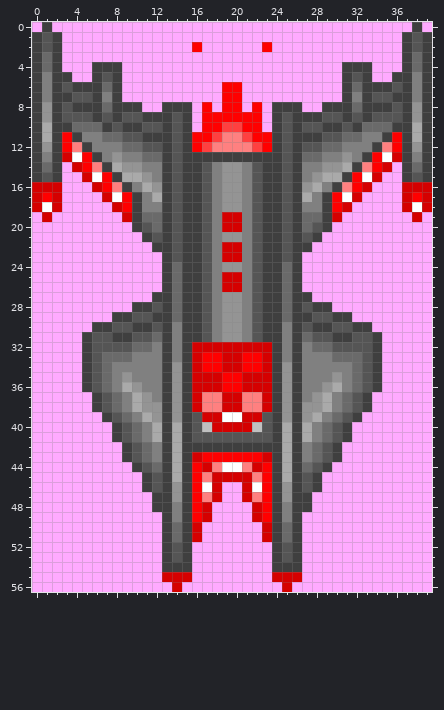
Edited in one commit: pixel-art sprite (Images/Trash/ship5_2.png). The picture above was drawn from the file before the commit.
The file is 40x57 pixels.
And afterwards:
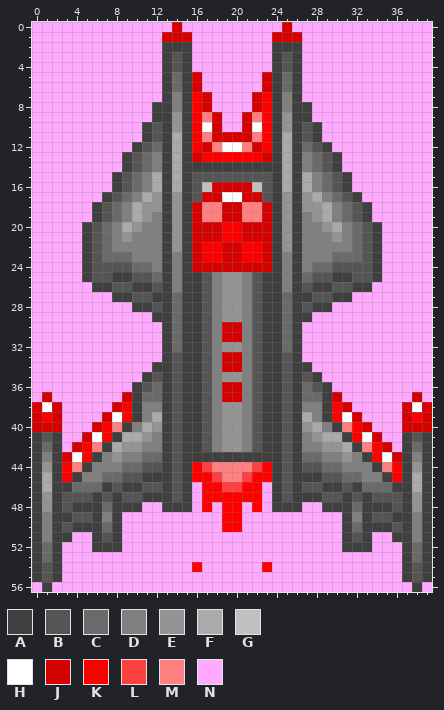
Palette (. is transparent): A #3f3f3f  B #555555  C #6a6a6a  D #808080  E #949494  F #aaaaaa  G #c0c0c0  H #ffffff  J #d50000  K #ff0000  L #ff4040  M #ff8080  N #ffaaff
What changed:
Changed rows in their new state; - is an unchanged pixel.
first column x 0:
 0 -N------------J----------J------------N-
 1 NNN----------JJJ--------JJJ----------NNN
 2 NNN----------AAAN------NAAA----------NNN
 3 NNN----------ABA--------ABA----------NNN
 4 NNN---NNN----ABA--------ABA----NNN---NNN
 5 NNNN--NNN----ACAJ------JACA----NNN--NNNN
 6 NNNNNNNNN----ACAJ--NN--JACA----NNNNNNNNN
 7 NNNNNNNNN----ADAKJ-NN-JKADA----NNNNNNNNN
 8 NNNNNNNNNNN-A-D-KJ-NN-JK-D-A-NNNNNNNNNNN
 9 NNNNNNNNNNNN--E-KMJNNJMK-E--NNNNNNNNNNNN
10 NNNNNNNNNNNA--E-KHJNNJHK-E--ANNNNNNNNNNN
11 NNNNNNNNNNN-B-F--MJJJJM--F-B-NNNNNNNNNNN
12 NNNNNNNNNNA-C-F--J-HH-J--F-C-ANNNNNNNNNN
13 NNNNNNNNNAB-D-F-JKKKKKKJ-F-D-BANNNNNNNNN
14 NNN-NNNNNABC--F--AAAAAA--F--CBANNNNN-NNN
15 NNN--NNN-BCDF-F-B-BBBB-B-F-FDCB-NNN--NNN
16 NNN---NNABCDF-F-BGJJJJGB-F-FDCBANN---NNN
17 NNN----ABCDFE-E-BJJHHJJB-E-EFDCBA----NNN
18 NNN---ABCDFEE-E-JMMJJMMJ-E-EEFDCBA---NNN
19 -N----ABCDFED-E-JMM--MMJ-E-DEFDCBA----N-
20 -----ABCDFEDD-E-JJJKKJJJ-E-DDEFDCBA-----
21 -----ABCDEDDD-E-JJJKKJJJ-E-DDDEDCBA-----
22 -----ABCDDDDD-E-JKK--KKJ-E-DDDDDCBA-----
23 -----ABCCCDDD-D-JKK--KKJ-D-DDDCCCBA-----
24 -----ABBBBCCD-D-JJJJJJJJ-D-DCCBBBBA-----
25 -----ABBAABBC-D----EE----D-CBBAABBA-----
26 ------AABBAAB-D----EE----D-BAABBAA------
27 --------AABB----------------BBAA--------
29 --------NNNN----------------NNNN--------
30 ------NNNNNNN-C----JJ----C-NNNNNNN------
31 -----NNNNNNNN-C----JJ----C-NNNNNNNN-----
32 -----NNNNNNNN-C-ABDEEDBA-C-NNNNNNNN-----
33 -----NNNNNNNN-B-ABD--DBA-B-NNNNNNNN-----
34 -----NNNNNNNA-B-ABD--DBA-B-ANNNNNNN-----
35 -----NNNNNNAB-B-ABDEEDBA-B-BANNNNNN-----
36 -----NNNNNABC-B-ABDJJDBA-B-CBANNNNN-----
37 -J----NNNJACC-B-ABD--DBA-B-CCAJNNN----J-
38 JHJ---NNJKADD-B-ABDEEDBA-B-DDAKJNN---JHJ
39 JKJ----JHKADF-B-ABDEEDBA-B-FDAKHJ----JKJ
40 JJJ---JKMADFE-B-ABDEEDBA-B-EFDAMKJ---JJJ
41 ABA--JHK-FFED-B-A-DEED-A-B-DEFF-KHJ--ABA
42 ACA-JKMAFEED--B--BDEEDB--B--DEEFAMKJ-ACA
43 ADAJHKADEDD-C-B-AAAAAAAA-B-C-DDEDAKHJADA
44 AEAKMADDDCC-B-B--L-MM-L--B-B-CCDDDAMKAEA
45 AFAKADDCCBB-A-B--KLMMLK--B-A-BBCCDDAKAFA
46 AFAACCCABAAB--B-NKKLLKKN-B--BAABACCCAAFA
47 AEABBBABABBA--B-NKKKKKKN-B--ABBABABBBAEA
48 AEABAAACAAA-N-A-NK-KK-KN-A-N-AAACAAABAEA
49 ADAABBADA----NNNNN-KK-NNNNN----ADABBAADA
50 ADABAAACA----NNNN--KK--NNNN----ACAAABADA
51 ADAA--ABA----NNNN------NNNN----ABA--AADA
52 ACA---AAA----NNN--------NNN----AAA---ACA
53 ACA----------NNN--------NNN----------ACA
54 ABA----------NNNK------KNNN----------ABA
55 ABA----------NNN--------NNN----------ABA
56 -A------------N----------N------------A-
